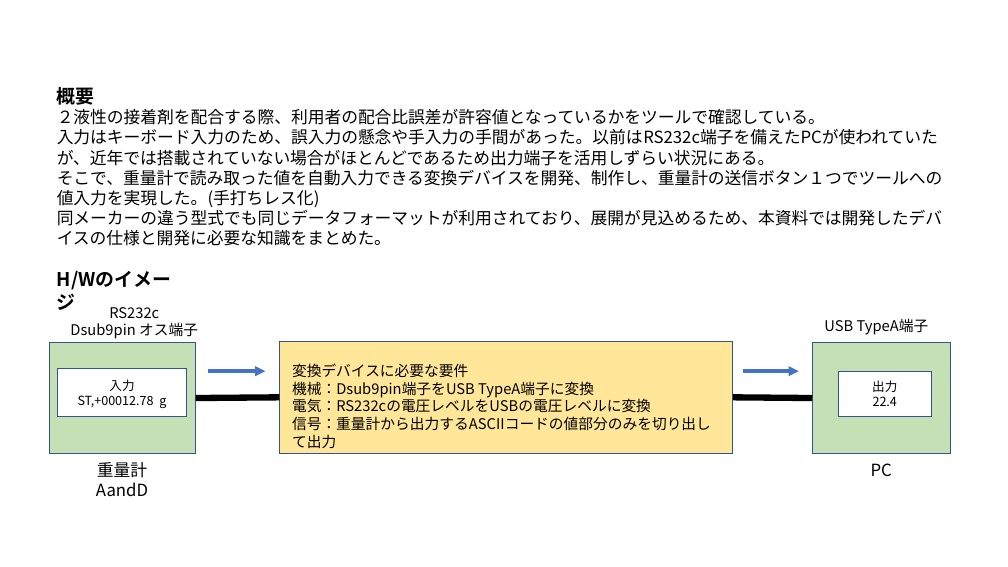
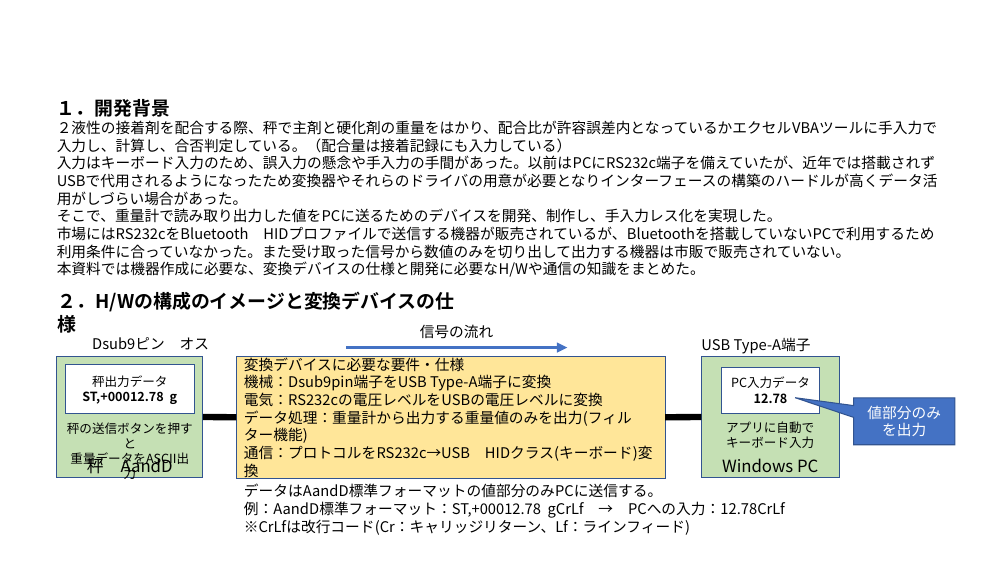
Before and after one commit to km190112/RS232cToUSBhid, a slide deck: slide 1 of 技術メモ.pptx. Drawn at 1008x567 pixels with LibreOffice and Linux fonts; fonts in the diff are those of the drawing. Boxes give left, top, right and bottom in pixels: in the first picture for what was removed or moved away, otherwise in the second. Text is boxed around its words. In the diff, an @@ line names an element or a change of style, - is before the commit and + after.

```diff
--- a/技術メモ.pptx
+++ b/技術メモ.pptx
@@ text at box(57, 99, 937, 277): text changed; size 16 to 14 pt @@
-概要
-２液性の接着剤を配合する際、利用者の配合比誤差が許容値となっているかをツールで確認している。
-入力はキーボード入力のため、誤入力の懸念や手入力の手間があった。以前はRS232c端子を備えたPCが使われていたが、近年では搭載されていない場合がほとんどであるため出力端子を活用しずらい状況にある。
-そこで、重量計で読み取った値を自動入力できる変換デバイスを開発、制作し、重量計の送信ボタン１つでツールへの値入力を実現した。(手打ちレス化)
-同メーカーの違う型式でも同じデータフォーマットが利用されており、展開が見込めるため、本資料では開発したデバイスの仕様と開発に必要な知識をまとめた。
+１．開発背景
+２液性の接着剤を配合する際、秤で主剤と硬化剤の重量をはかり、配合比が許容誤差内となっているかエクセルVBAツールに手入力で入力し、計算し、合否判定している。（配合量は接着記録にも入力している）
+入力はキーボード入力のため、誤入力の懸念や手入力の手間があった。以前はPCにRS232c端子を備えていたが、近年では搭載されずUSBで代用されるようになったため変換器やそれらのドライバの用意が必要となりインターフェースの構築のハードルが高くデータ活用がしづらい場合があった。
+そこで、重量計で読み取り出力した値をPCに送るためのデバイスを開発、制作し、手入力レス化を実現した。
+市場にはRS232cをBluetooth HIDプロファイルで送信する機器が販売されているが、Bluetoothを搭載していないPCで利用するため利用条件に合っていなかった。また受け取った信号から数値のみを切り出して出力する機器は市販で販売されていない。
+本資料では機器作成に必要な、変換デバイスの仕様と開発に必要なH/Wや通信の知識をまとめた。
@@ text at box(58, 292, 455, 312): text changed @@
-H/Wのイメージ
+２．H/Wの構成のイメージと変換デバイスの仕様
@@ text added at box(420, 324, 494, 339), 14 pt, text #000000 @@
+信号の流れ
@@ rectangle: place and size @@
-rectangle at box(49, 343, 196, 454)
+rectangle at box(57, 356, 203, 478)
@@ text at box(92, 337, 209, 350): text changed @@
-RS232c
-Dsub9pin オス端子
+Dsub9ピン オス
@@ rectangle "変換デバイスに必要な要件・仕様": place and size @@
-rectangle "変換デバイスに必要な要件・仕様" at box(280, 341, 734, 453)
+rectangle "変換デバイスに必要な要件・仕様" at box(237, 356, 665, 478)
@@ text in rectangle at box(244, 355, 652, 480): text added @@
+変換デバイスに必要な要件・仕様
+機械：Dsub9pin端子をUSB Type-A端子に変換
+電気：RS232cの電圧レベルをUSBの電圧レベルに変換
+データ処理：重量計から出力する重量値のみを出力(フィルター機能)
+通信：プロトコルをRS232c→USB HIDクラス(キーボード)変換
@@ arrow moved from (207, 371) - (265, 371) to (346, 348) - (567, 348) @@
@@ text at box(701, 337, 811, 354): text changed @@
-USB TypeA端子
+USB Type-A端子
@@ rectangle: place and size @@
-rectangle at box(812, 343, 951, 454)
+rectangle at box(702, 356, 839, 478)
@@ rectangle "秤出力データ": place and size @@
-rectangle "秤出力データ" at box(57, 368, 186, 417)
+rectangle "秤出力データ" at box(66, 365, 194, 414)
@@ text in rectangle at box(92, 375, 168, 387): text changed @@
-入力
+秤出力データ
@@ text removed at box(292, 363, 711, 431) @@
-変換デバイスに必要な要件
-機械：Dsub9pin端子をUSB TypeA端子に変換
-電気：RS232cの電圧レベルをUSBの電圧レベルに変換
-信号：重量計から出力するASCIIコードの値部分のみを切り出して出力
@@ rectangle "PC入力データ": place and size @@
-rectangle "PC入力データ" at box(839, 371, 931, 417)
+rectangle "PC入力データ" at box(722, 368, 820, 413)
@@ text in rectangle at box(731, 376, 810, 403): text changed @@
-出力
-22.4
+PC入力データ
+12.78
@@ arrow removed from (743, 371) to (799, 371) @@
@@ text in rectangle at box(82, 391, 178, 404): bold on in "ST,+00012.78 g" @@
@@ line moved from (196, 399) - (280, 398) to (203, 417) - (237, 417) @@
@@ line moved from (733, 398) - (812, 399) to (665, 417) - (702, 417) @@
@@ speech box added at box(854, 398, 955, 445), fill #4472C4, outline #325491 1 pt, 14 pt, text #FFFFFF @@
+値部分のみを出力
@@ text added at box(67, 422, 193, 467), 12 pt, text #000000 @@
+秤の送信ボタンを押すと
+重量データをASCII出力
@@ text added at box(726, 421, 814, 448), 12 pt, text #000000 @@
+アプリに自動で
+キーボード入力
@@ text at box(87, 455, 173, 477): text changed @@
-重量計
-AandD
+秤 AandD
@@ text at box(722, 458, 818, 472): text changed @@
-PC
+Windows PC
@@ text added at box(244, 483, 785, 535), 14 pt, text #000000 @@
+データはAandD標準フォーマットの値部分のみPCに送信する。
+例：AandD標準フォーマット：ST,+00012.78 gCrLf → PCへの入力：12.78CrLf
+※CrLfは改行コード(Cr：キャリッジリターン、Lf：ラインフィード)
```
Also in this commit, not shown: 3 other slides changed, 4 slides added, 2 slides removed.
